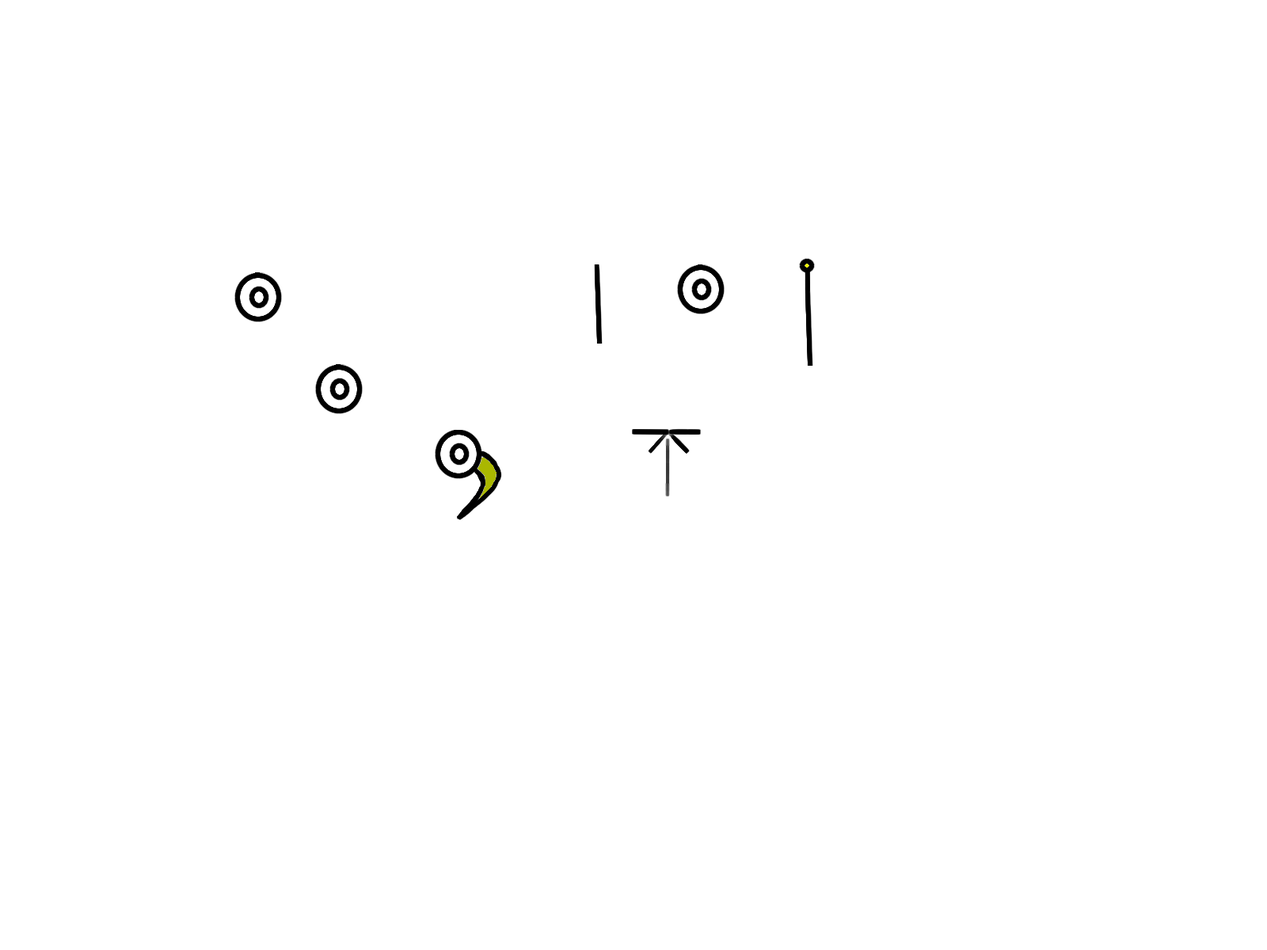
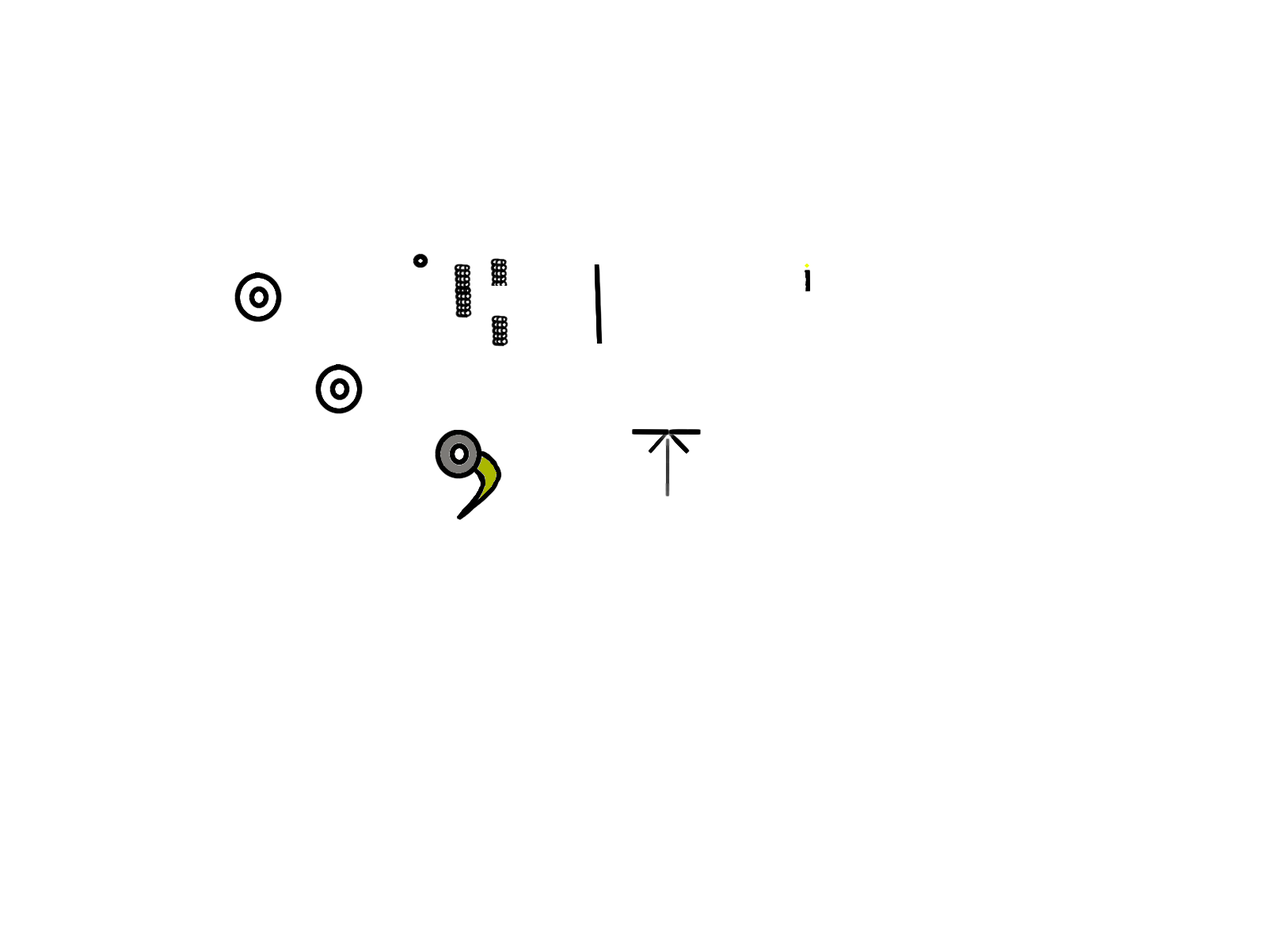
Two versions of the same layered image (1267 x 950). Layer-by-layer changes:
painted on "couleurs" over <box>412,253,815,474</box>
removed layer "brouillon" over <box>440,258,815,474</box>
added layer "Calque 12(collé)" above "Calque 13(collé)" over <box>456,258,508,305</box>
added layer "Calque 13(collé)" above "Calque 10(collé)" over <box>456,258,509,347</box>
added layer "Calque 10(collé)" above "Calque 11(collé)" over <box>412,253,815,361</box>
added layer "Calque 11(collé)" above "Calque 1" over <box>420,253,509,347</box>
